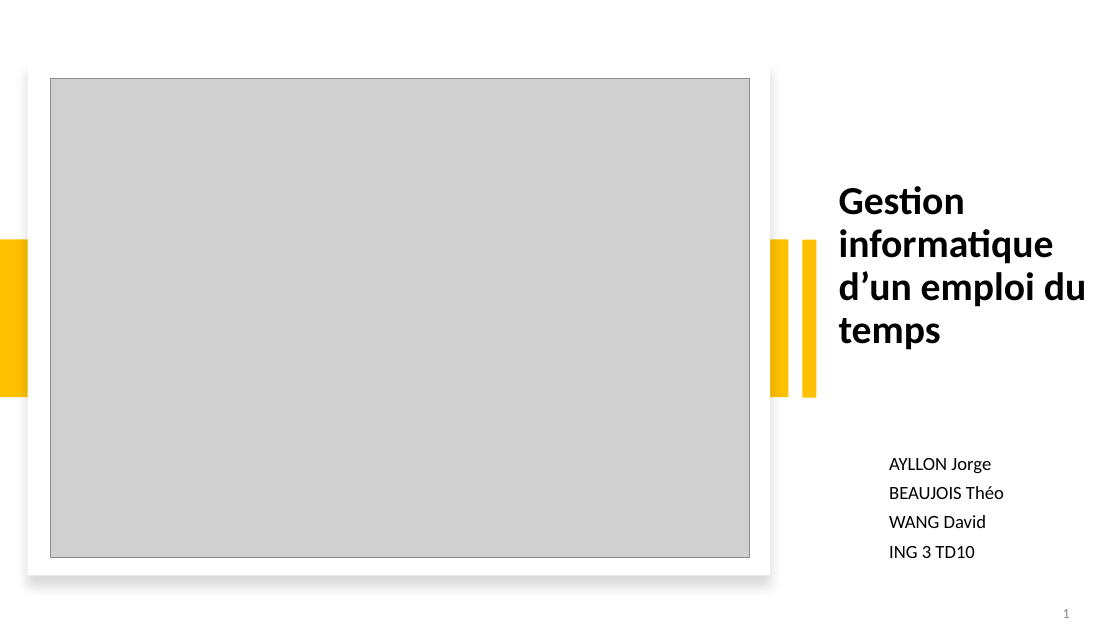
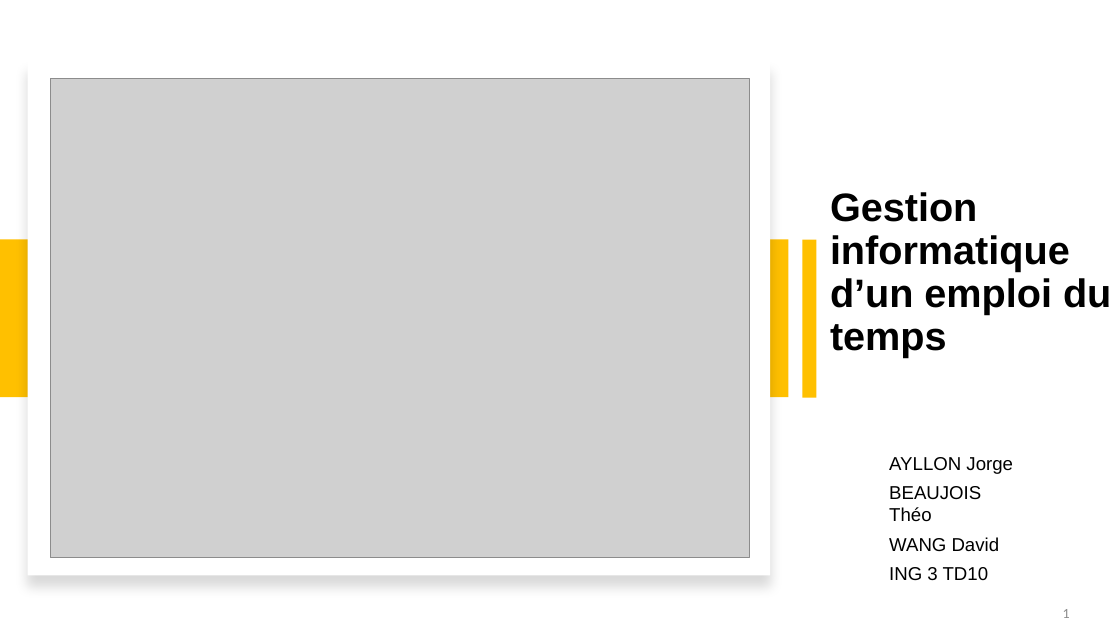
Before and after one commit to jorgeayllon1/Java-Project, a slide deck: slide 1 of ppt_projet_java.pptx. Drawn at 1120x630 pixels with LibreOffice and Linux fonts; fonts in the diff are those of the drawing; grey boxes stand for pictures. Boxes give left, top, right and bottom in pixels: in the first picture for what was removed or moved away, otherwise in the second. Text is boxed around its words. In the diff, an @@ line names an element or a change of style, - is before the commit and + after.

```diff
--- a/ppt_projet_java.pptx
+++ b/ppt_projet_java.pptx
@@ title "Gestion informatique d’un emploi du ..." at <box>830,192,1111,357</box>: font Calibri to Arial @@
@@ title "Gestion informatique d’un emploi du ...": place and size @@
-title "Gestion informatique d’un emploi du ..." at <box>839,186,1087,350</box>
+title "Gestion informatique d’un emploi du ..." at <box>830,192,1111,357</box>
@@ text "AYLLON Jorge" at <box>889,457,1013,580</box>: font Calibri to Arial @@
```
Also in this commit, not shown: 6 other slides changed, 5 slides added, 2 slides removed.
